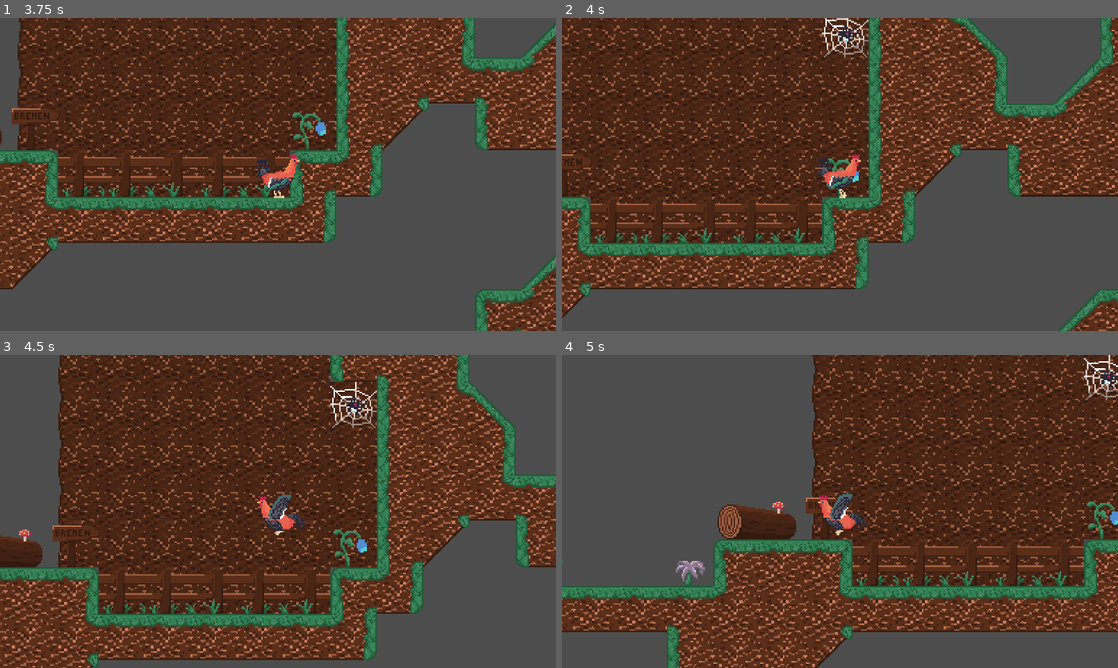
Above: before the commit, frames 1-4 (two rows, left to right).
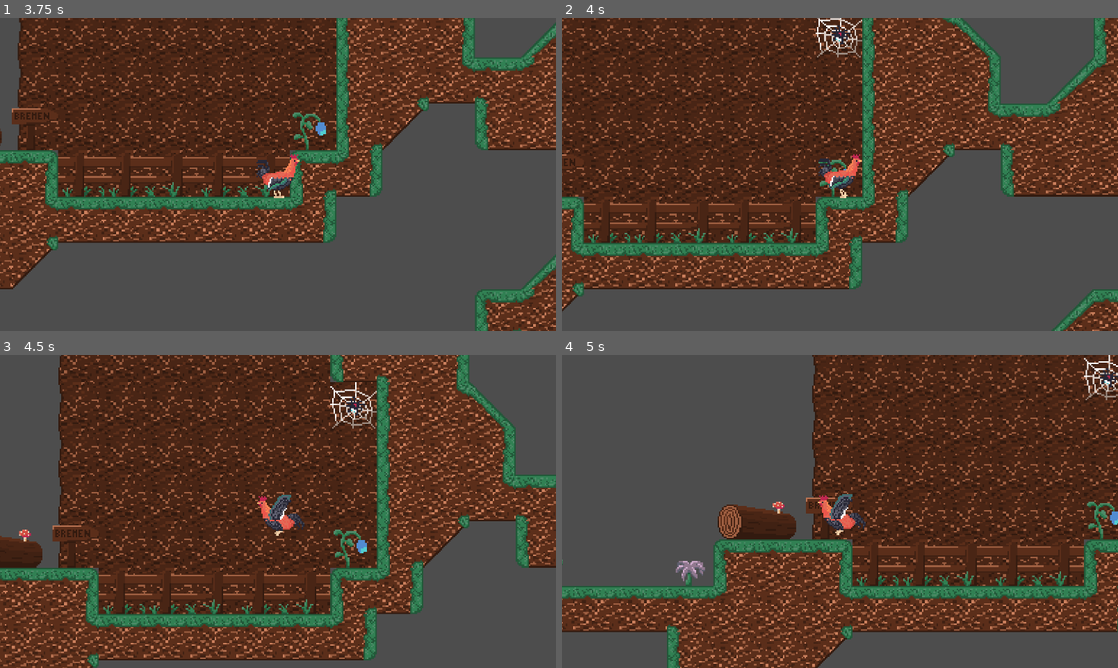
Above: after the commit, the same moments.

Repository: EdgeGnW/DETTAGameJam2026
Game: Godot game, scene res://modules/Test/Frederick.tscn
Same seed, same stepped clock (60 frames per second), same inputs: the game is played once before the commit and once after it. This scene is started directly instead of the project's main scene.
Inputs:
- Up to frame 1 (3.75 s): tap Enter (interact) at 0.5, 2.85 s; hold Space (jump) 0.53-1.28 s; hold D (right) 0.53-2.03 s; tap Shift (dismount) at 1.35 s; tap Space (jump) at 1.52, 1.55, 1.82, 2.3, 3.02, 3.05, 3.32 s; hold A (left) 2.03-2.78 s; hold E (grab) 2.03-2.78 s; hold D (right) from 2.78 s (still down); hold Ctrl (roll) from 3.53 s (still down)
- Up to frame 2 (4 s): keep holding D (right); keep holding Ctrl (roll); tap Space (jump) at 3.77, 3.8 s
- Up to frame 3 (4.5 s): tap Space (jump) at 4.07, 4.35 s; release D (right) at 4.28 s; release Ctrl (roll) at 4.28 s; hold A (left) from 4.28 s (still down)
- Up to frame 4 (5 s): keep holding A (left); tap Space (jump) at 4.52, 4.82 s

Frame 1 is identical in both runs. In frame 2, 27% of the frame differs, in the area x 0-100%, y 0-100%; in frame 3, 5.8%; in frame 4, nothing differs.

Commit message:
floor snap und katzeanim

Diff:
--- a/modules/Player/Cat/cat.tscn
+++ b/modules/Player/Cat/cat.tscn
@@ -14,6 +14,14 @@
 radius = 9.5
 height = 26.0
 
+[sub_resource type="AtlasTexture" id="AtlasTexture_utcpq"]
+atlas = ExtResource("2_xxla7")
+region = Rect2(0, 96, 38, 32)
+
+[sub_resource type="AtlasTexture" id="AtlasTexture_v4pan"]
+atlas = ExtResource("2_xxla7")
+region = Rect2(38, 96, 38, 32)
+
 [sub_resource type="AtlasTexture" id="AtlasTexture_5djog"]
 atlas = ExtResource("2_xxla7")
 region = Rect2(0, 0, 38, 32)
@@ -30,6 +38,18 @@
 atlas = ExtResource("2_xxla7")
 region = Rect2(114, 0, 38, 32)
 
+[sub_resource type="AtlasTexture" id="AtlasTexture_xkwgt"]
+atlas = ExtResource("2_xxla7")
+region = Rect2(38, 64, 38, 32)
+
+[sub_resource type="AtlasTexture" id="AtlasTexture_h877q"]
+atlas = ExtResource("2_xxla7")
+region = Rect2(76, 64, 38, 32)
+
+[sub_resource type="AtlasTexture" id="AtlasTexture_c581r"]
+atlas = ExtResource("2_xxla7")
+region = Rect2(114, 64, 38, 32)
+
 [sub_resource type="AtlasTexture" id="AtlasTexture_xxla7"]
 atlas = ExtResource("2_xxla7")
 region = Rect2(0, 32, 38, 32)
@@ -45,11 +65,30 @@
 [sub_resource type="AtlasTexture" id="AtlasTexture_p36ax"]
 atlas = ExtResource("2_xxla7")
 region = Rect2(114, 32, 38, 32)
+
+[sub_resource type="AtlasTexture" id="AtlasTexture_6mri1"]
+atlas = ExtResource("2_xxla7")
+region = Rect2(0, 128, 38, 32)
+
+[sub_resource type="AtlasTexture" id="AtlasTexture_k4kxx"]
+atlas = ExtResource("2_xxla7")
+region = Rect2(38, 128, 38, 32)
 
 [sub_resource type="SpriteFrames" id="SpriteFrames_5djog"]
 animations = [{
 "frames": [{
 "duration": 1.0,
+"texture": SubResource("AtlasTexture_utcpq")
+}, {
+"duration": 1.0,
+"texture": SubResource("AtlasTexture_v4pan")
+}],
+"loop": true,
+"name": &"fall",
+"speed": 5.0
+}, {
+"frames": [{
+"duration": 1.0,
 "texture": SubResource("AtlasTexture_5djog")
 }, {
 "duration": 1.0,
@@ -71,7 +110,16 @@
 "name": &"idle",
 "speed": 5.0
 }, {
-"frames": [],
+"frames": [{
+"duration": 1.0,
+"texture": SubResource("AtlasTexture_xkwgt")
+}, {
+"duration": 1.0,
+"texture": SubResource("AtlasTexture_h877q")
+}, {
+"duration": 1.0,
+"texture": SubResource("AtlasTexture_c581r")
+}],
 "loop": true,
 "name": &"jump",
 "speed": 5.0
@@ -91,6 +139,17 @@
 }],
 "loop": true,
 "name": &"walk",
+"speed": 5.0
+}, {
+"frames": [{
+"duration": 1.0,
+"texture": SubResource("AtlasTexture_6mri1")
+}, {
+"duration": 1.0,
+"texture": SubResource("AtlasTexture_k4kxx")
+}],
+"loop": true,
+"name": &"wall_slide",
 "speed": 5.0
 }]
 
@@ -100,6 +159,7 @@
 [node name="Cat" type="CharacterBody2D" groups=["Animal"]]
 texture_filter = 1
 collision_layer = 4
+floor_snap_length = 20.0
 script = ExtResource("1_hkbnf")
 speed = 350.0
 jump_height = 220.0
@@ -119,6 +179,7 @@
 sprite_frames = SubResource("SpriteFrames_5djog")
 animation = &"idle"
 autoplay = "idle"
+frame_progress = 0.98661244
 
 [node name="StateMachine" parent="." node_paths=PackedStringArray("current_state", "subject") instance=ExtResource("3_xxla7")]
 current_state = NodePath("Idle")
--- a/modules/Player/Dog/dog.tscn
+++ b/modules/Player/Dog/dog.tscn
@@ -42,6 +42,7 @@
 [node name="Dog" type="CharacterBody2D" groups=["Animal"]]
 texture_filter = 1
 collision_layer = 8
+floor_snap_length = 20.0
 script = ExtResource("1_c2sop")
 jump_height = 200.0
 height = 32.0
--- a/modules/Player/Donkey/donkey.tscn
+++ b/modules/Player/Donkey/donkey.tscn
@@ -38,6 +38,7 @@
 texture_filter = 1
 collision_layer = 16
 collision_mask = 33
+floor_snap_length = 20.0
 script = ExtResource("1_mhh0p")
 speed = 100.0
 jump_height = 0.0
--- a/modules/Player/Rooster/rooster.tscn
+++ b/modules/Player/Rooster/rooster.tscn
@@ -105,6 +105,7 @@
 [node name="Rooster" type="CharacterBody2D" groups=["Animal"]]
 texture_filter = 1
 collision_layer = 2
+floor_snap_length = 20.0
 script = ExtResource("1_rordu")
 jump_height = 150.0
 max_fall_speed = 70.0
--- a/modules/Player/jumping.gd
+++ b/modules/Player/jumping.gd
@@ -8,13 +8,13 @@
 	elif not subject.is_on_floor():
 		if subject.is_on_wall() and subject.name == "Cat" and subject.raycast.is_colliding():
 			transition.emit("WallSliding")
+		if subject.sprite_2d.animation == "jump" and subject.velocity.y > 0:
+			subject.sprite_2d.play("fall")
 	elif subject.velocity.x != 0.0:
 		transition.emit("Walking")
 	else:
 		transition.emit("Idle")
 
-#func update(delta):
-#	subject.sprite_2d.rotate(delta * 10 * rotation)
 
 func enter():
 	subject.sprite_2d.play("jump")
--- a/modules/Player/wall_jumping.gd
+++ b/modules/Player/wall_jumping.gd
@@ -18,6 +18,7 @@
 #	subject.sprite_2d.rotate(delta * 10 * rotation)
 
 func enter():
+	subject.sprite_2d.play("jump")
 	normal = subject.get_wall_normal()
 	subject.velocity.x = sign(normal.x) * subject.speed
 	subject.jump()
--- a/modules/Player/wall_sliding.gd
+++ b/modules/Player/wall_sliding.gd
@@ -14,3 +14,6 @@
 		transition.emit("Idle")
 
 	subject.velocity.y = clamp(subject.velocity.y, -1000, MAX_SLIDE_SPEED)
+
+func enter():
+	subject.sprite_2d.play("wall_slide")
Binary file added: main_menu/Titelmenu_Feld_Hahn.png
Not shown, added: main_menu/Titelmenu_Feld_Hahn.png.import
Binary file added: main_menu/Titelmenu_Feld_Hund.png
Not shown, added: main_menu/Titelmenu_Feld_Hund.png.import
Binary file added: main_menu/Titelmenu_Feld_Katze.png
Not shown, added: main_menu/Titelmenu_Feld_Katze.png.import
Binary file changed: modules/Player/Cat/Selection.png
Not shown: 1 places in modules/Player/Cat/cat.tscn that only renumber resources
